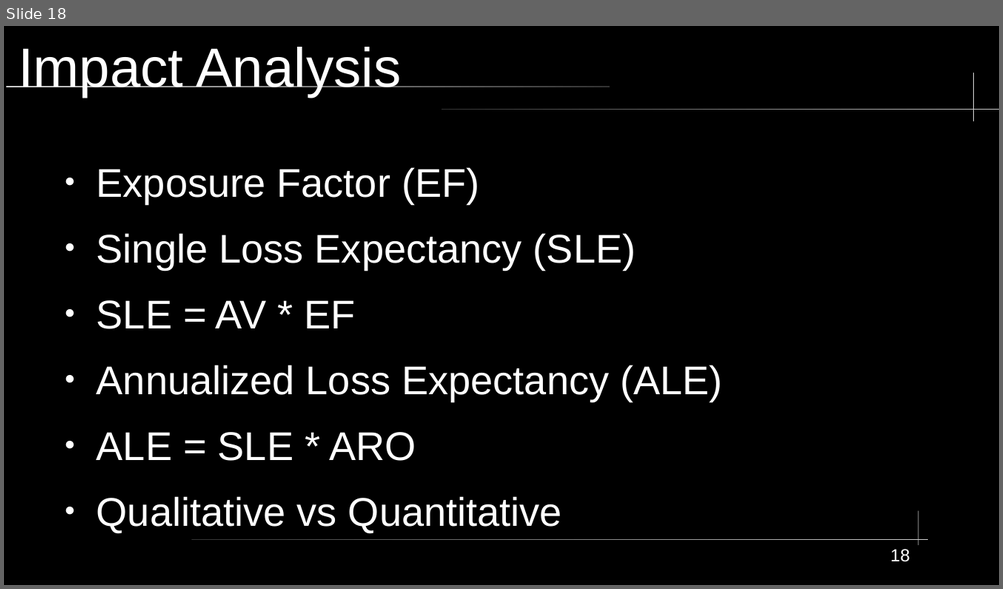
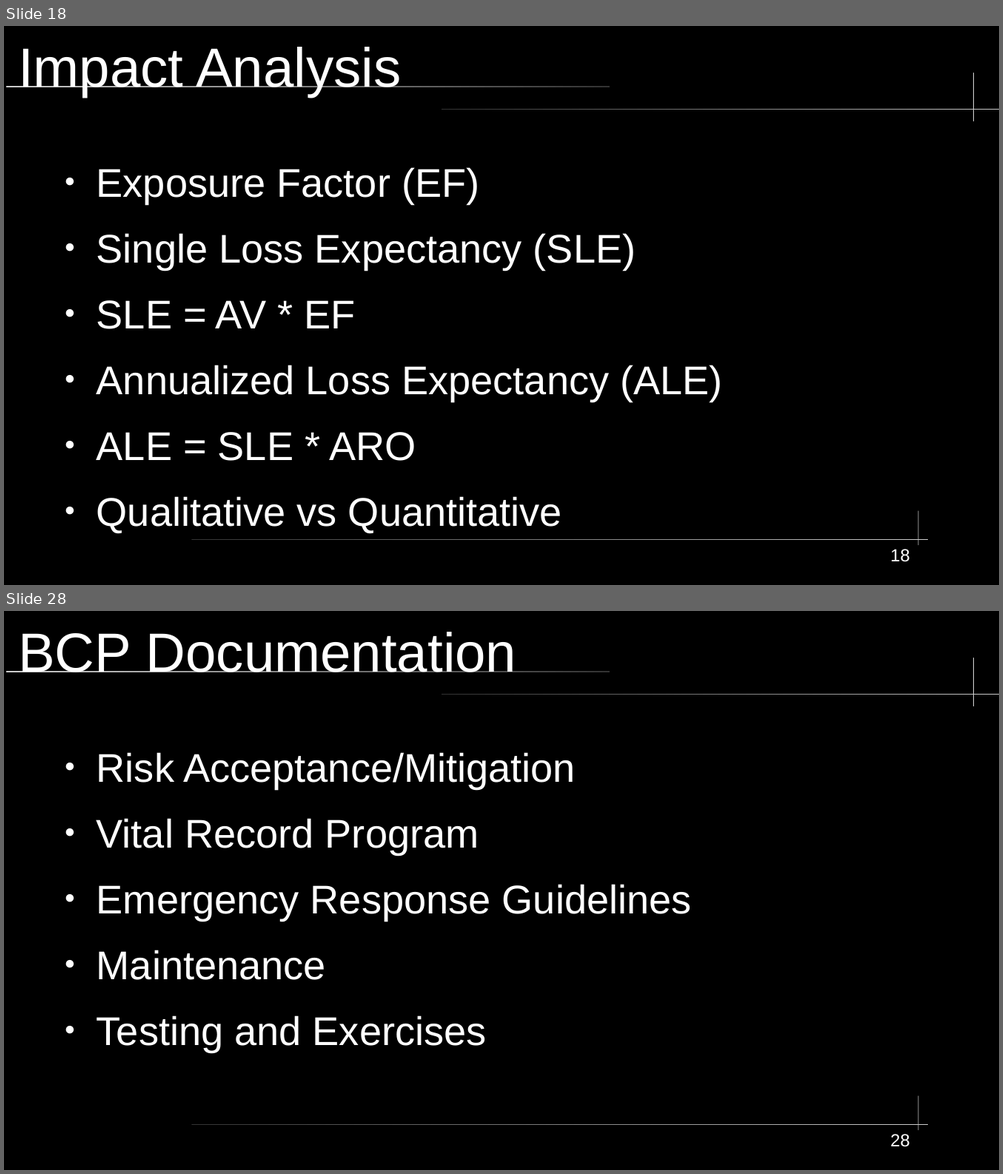
Before and after one commit to City-Colleges-of-Chicago-Cybersecurity/COMPSFI-214, a slide deck: 2026/Spring/powerpoints/Chapter-03-Business-Continuity-Planning.odp. Shown one above the other, each under a label of ours: slide 18 before the commit, slides 18 and 28 after it; the slides between them are not shown. The pictures are 1003x589 and 1003x1174 pixels, drawn with LibreOffice and Linux fonts; fonts in the diff are those of the drawing. Boxes give left, top, right and bottom in pixels: in the first picture for what was removed or moved away, otherwise in the second. Text is boxed around its words. In the diff, an @@ line names an element or a change of style, - is before the commit and + after.

```diff
--- a/2026/Spring/powerpoints/Chapter-03-Business-Continuity-Planning.odp
+++ b/2026/Spring/powerpoints/Chapter-03-Business-Continuity-Planning.odp
@@ slide 28 added at bbox=[4, 611, 999, 1170], background #000000; not listed: 5 template elements that a slide beside it also shows @@
@@ title added at bbox=[18, 632, 517, 672], 44 pt, text #FFFFFF @@
+BCP Documentation
@@ text added at bbox=[96, 752, 691, 1052], 32 pt, text #FFFFFF @@
+● Risk Acceptance/Mitigation
+● Vital Record Program
+● Emergency Response Guidelines
+● Maintenance
+● Testing and Exercises
@@ page number added at bbox=[890, 1134, 909, 1147], 14 pt, text #FFFFFF @@
+28
```
Also in this commit, not shown: 1 slide changed, 8 other slides added, 6 other files.
